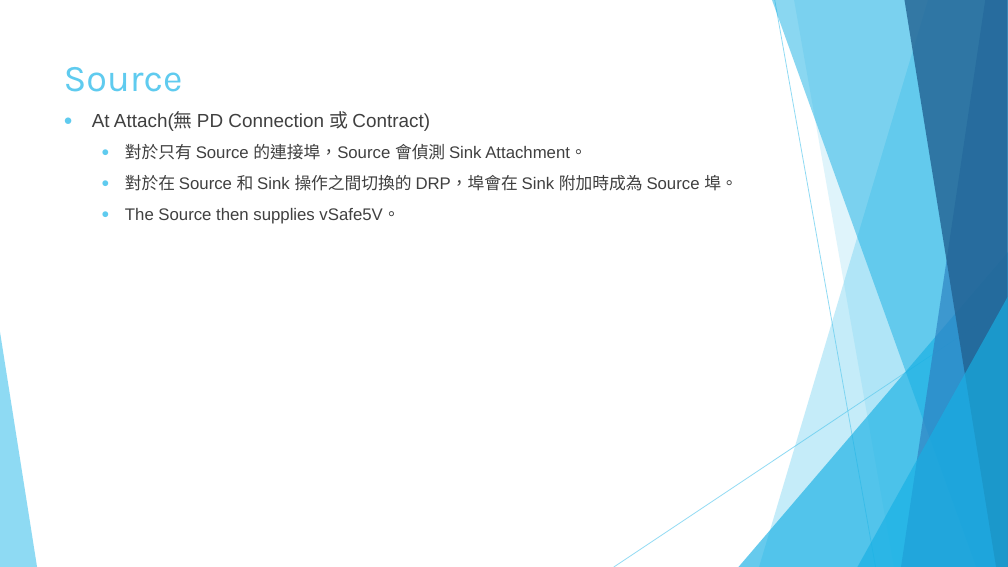
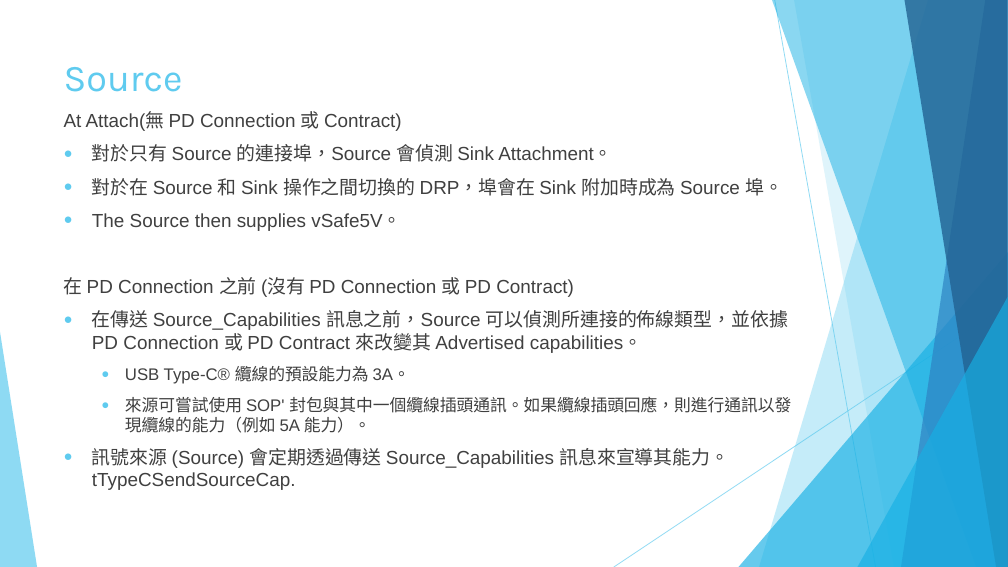
Before and after one commit to victorchan0617/CY4541, a slide deck: slide 9 of USB PD協議.pptx. Drawn at 1008x567 pixels with LibreOffice and Linux fonts; fonts in the diff are those of the drawing. Boxes give left, top, right and bottom in pixels: in the first picture for what was removed or moved away, otherwise in the second. Text is boxed around its words. In the diff, an @@ line names an element or a change of style, - is before the commit and + after.

```diff
--- a/USB PD協議.pptx
+++ b/USB PD協議.pptx
@@ text at (64,111,783,231): size 16 to 18 pt in "對於只有 Source 的連接埠，Source 會偵測 Sink Attachment。", "對於在 Source 和 Sink 操作之間切換的 DRP，埠會在 Sink ...", "The Source then supplies vSafe5V。"; bullet ● to none; list level 2 to 1 in "對於只有 Source 的連接埠，Source 會偵測 Sink ..."; list level 2 to 1 in "對於在 Source 和 Sink 操作之間切換的 ..."; list level 2 to 1 in "The Source then supplies vSafe5V。" @@
@@ text at (64,277,791,490): paragraphs added @@
+在 PD Connection 之前 (沒有 PD Connection 或 PD Contract)
+● 在傳送 Source_Capabilities 訊息之前，Source 可以偵測所連接的佈線類型，並依據 PD Connection 或 PD Contract 來改變其 Advertised capabilities。
+  ● USB Type-C® 纜線的預設能力為 3A。
+  ● 來源可嘗試使用 SOP' 封包與其中一個纜線插頭通訊。如果纜線插頭回應，則進行通訊以發現纜線的能力（例如 5A 能力）。
+● 訊號來源 (Source) 會定期透過傳送 Source_Capabilities 訊息來宣導其能力。tTypeCSendSourceCap.
```
Also in this commit, not shown: 49 slides added.
